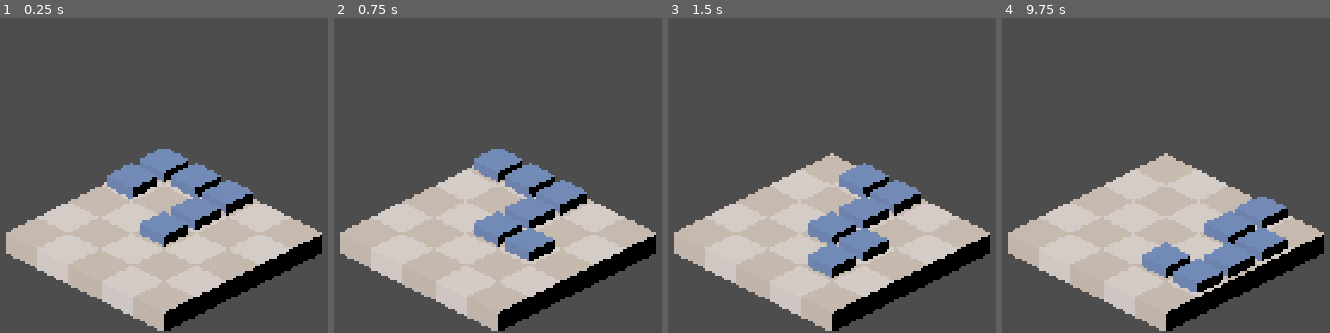
Above: before the commit, frames 1-4 (left to right).
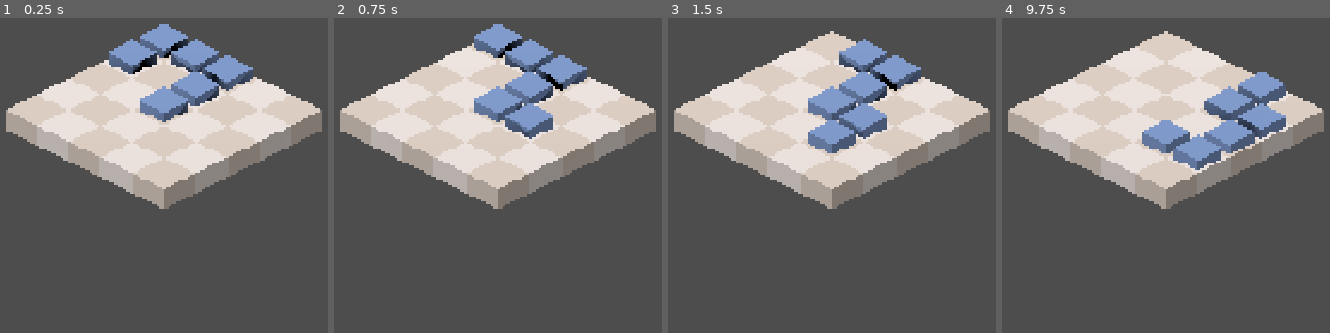
Above: after the commit, the same moments.

Repository: twinnce/Serpentactics
Game: Godot game, scene res://scenes/tests/game_test.tscn
Two runs of this game, one before a commit and one after it. Both use one fixed random seed, a clock stepped at 60 frames per second and the inputs below. This scene is started directly instead of the project's main scene.
Inputs:
- Up to frame 1 (0.25 s): no input
- Up to frame 2 (0.75 s): tap Enter at 0.5 s; hold D (move_east) from 0.53 s (still down)
- Up to frame 3 (1.5 s): tap Space at 1.25 s; release D (move_east) at 1.28 s; hold S (move_south) from 1.28 s (still down)
- Up to frame 4 (9.75 s): tap Enter at 2, 3.5 s; release S (move_south) at 2.03 s; hold D (move_east) 2.03-2.78 s; tap Space at 2.75, 4.25 s; hold W (move_north) 2.78-3.53 s; hold A (move_west) 3.53-5.03 s; hold S (move_south) 5.03-5.78 s; hold D (move_east) 5.78-6.53 s; hold W (move_north) 6.53-7.28 s; hold D (move_east) 7.28-8.03 s; hold S (move_south) 8.03-8.78 s; hold A (move_west) 8.78-9.53 s; hold W (move_north) from 9.53 s (still down)

The runs differ from the first frame. In frame 1, 59% of the frame differs, in the area x 1-99%, y 1-100%; in frame 2, 58%; in frame 3, 57%; in frame 4, 57%.

Commit message:
Изменены настройки камеры и шринга SubViewportContainer.

Diff:
--- a/scenes/common/pixel_render_rig.tscn
+++ b/scenes/common/pixel_render_rig.tscn
@@ -12,6 +12,14 @@
 # Called every frame. 'delta' is the elapsed time since the previous frame.
 func _process(delta: float) -> void:
 	pass
+"
+
+[sub_resource type="GDScript" id="GDScript_v0hv6"]
+script/source = "extends Camera3D
+
+func _ready() -> void:
+	rotation_degrees.x = -30
+	rotation_degrees.y = 45
 "
 
 [node name="PixelRenderRig" type="Control" unique_id=909775774]
@@ -31,20 +39,22 @@
 grow_horizontal = 2
 grow_vertical = 2
 stretch = true
-stretch_shrink = 4
+stretch_shrink = 5
 
 [node name="SubViewport" type="SubViewport" parent="SubViewportContainer" unique_id=2029205303]
 handle_input_locally = false
-size = Vector2i(480, 270)
+size = Vector2i(384, 216)
 render_target_update_mode = 4
 
 [node name="Camera3D" type="Camera3D" parent="SubViewportContainer/SubViewport" unique_id=1893619523]
-transform = Transform3D(0.70710677, -0.35355338, 0.6123724, 0, 0.8660254, 0.5, -0.70710677, -0.35355338, 0.6123724, 10, 10, 10)
+transform = Transform3D(0.99999994, 0, 0, 0, 1.0000001, 0, 0, 0, 1, 20, 15, 20)
 projection = 1
 size = 10.0
+script = SubResource("GDScript_v0hv6")
 
-[node name="DirectionalLight3D" type="DirectionalLight3D" parent="SubViewportContainer/SubViewport/Camera3D" unique_id=1009151555]
-transform = Transform3D(0.258819, 0.6830127, -0.6830127, -0.48296294, 0.7038788, 0.5208661, 0.83651626, 0.19505972, 0.51204705, 0, -1.5891855, -17.247448)
+[node name="WorldContent" type="Node3D" parent="SubViewportContainer/SubViewport" unique_id=1064871354]
+transform = Transform3D(0.99999994, -8.940697e-08, -1.0430813e-07, 4.4703484e-08, 1, -1.1920929e-07, 1.0430813e-07, 1.4901161e-07, 0.99999994, 0, 0, 0)
 
-[node name="WorldContent" type="Node3D" parent="SubViewportContainer/SubViewport/Camera3D/DirectionalLight3D" unique_id=1064871354]
-transform = Transform3D(0.8660254, 2.9802319e-08, 0.49999994, 0.35355332, 0.70710677, -0.6123724, -0.3535534, 0.7071068, 0.61237246, 0, 0, 0)
+[node name="DirectionalLight3D" type="DirectionalLight3D" parent="SubViewportContainer/SubViewport" unique_id=1009151555]
+transform = Transform3D(0.93969256, -0.29619813, 0.17101005, 0, 0.49999997, 0.86602545, -0.3420201, -0.8137977, 0.46984628, 5, 0, 5)
+shadow_enabled = true
